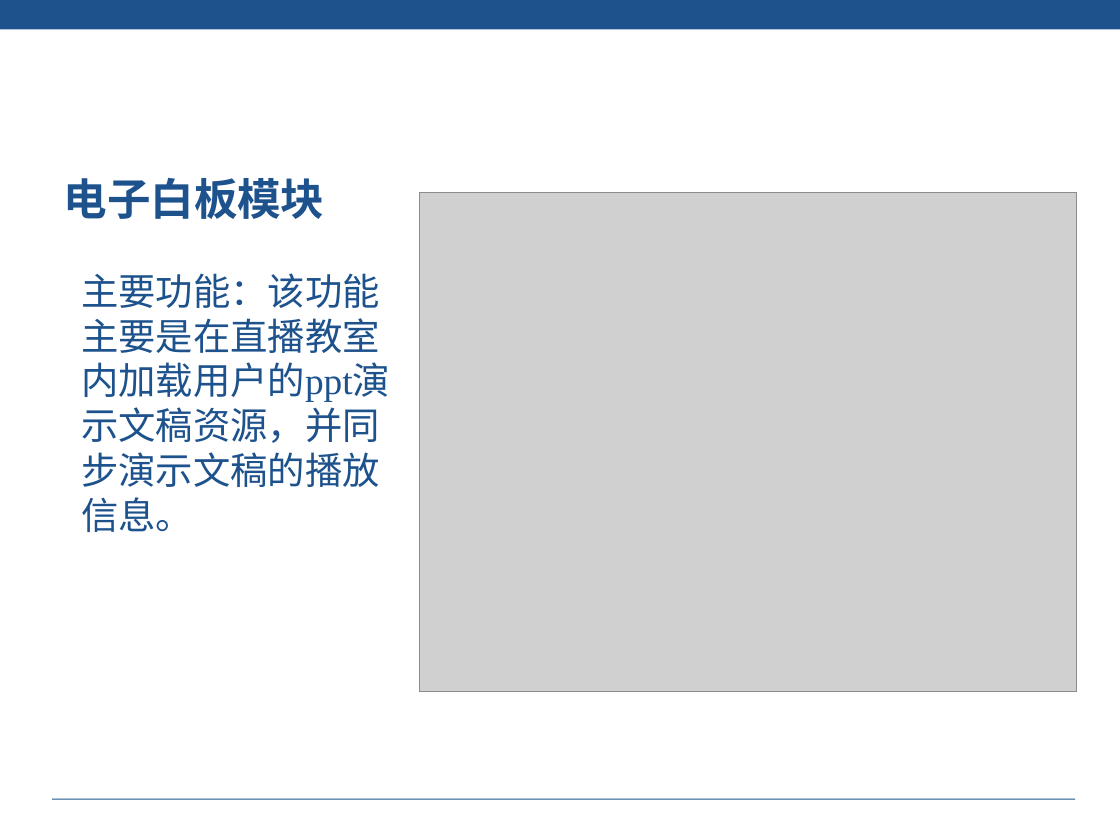
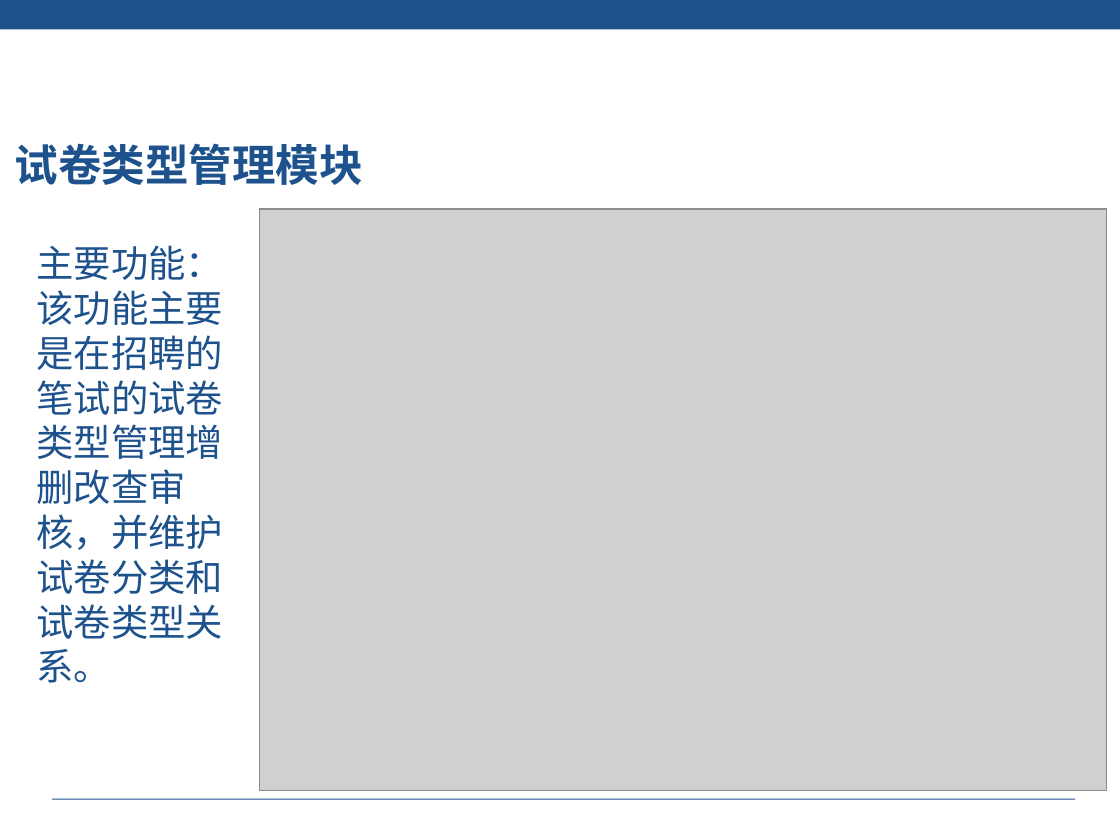
Before and after one commit to liuyanhao/hrAdmin, a slide deck: slide 39 of doc/刘熙财 -82- 答辩PPT.pptx (slide 40 before the commit). Drawn at 1120x840 pixels with LibreOffice and Linux fonts; fonts in the diff are those of the drawing; grey boxes stand for pictures; background and template pictures are left out. Boxes give left, top, right and bottom in pixels: in the first picture for what was removed or moved away, otherwise in the second. Text is boxed around its words. In the diff, an @@ line names an element or a change of style, - is before the commit and + after.

```diff
--- a/doc/刘熙财 -82- 答辩PPT.pptx
+++ b/doc/刘熙财 -82- 答辩PPT.pptx
@@ text at (15, 143, 363, 185): text changed @@
-电子白板模块
+试卷类型管理模块
@@ picture: place and size @@
-picture at (420, 193, 1076, 691)
+picture at (260, 209, 1107, 791)
@@ text at (36, 245, 223, 683): text changed @@
-主要功能：该功能主要是在直播教室内加载用户的ppt演示文稿资源，并同步演示文稿的播放信息。
+主要功能：该功能主要是在招聘的笔试的试卷类型管理增删改查审核，并维护试卷分类和试卷类型关系。
```
Also in this commit, not shown: 17 other slides changed, 19 slides added, 1 slide removed, 2 other files.
